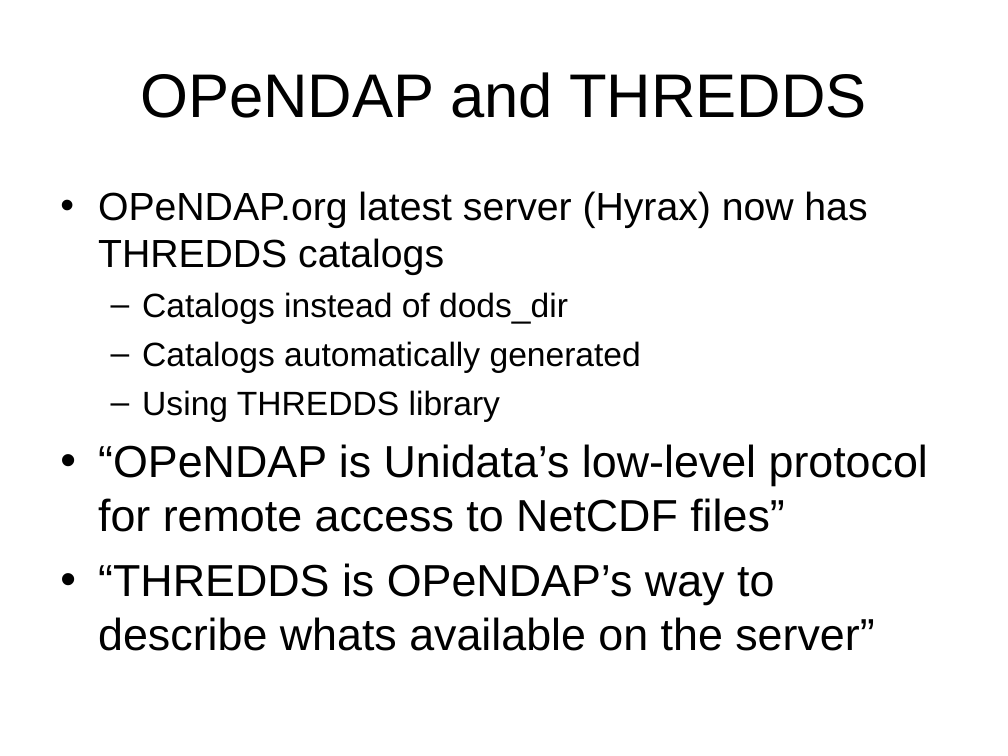
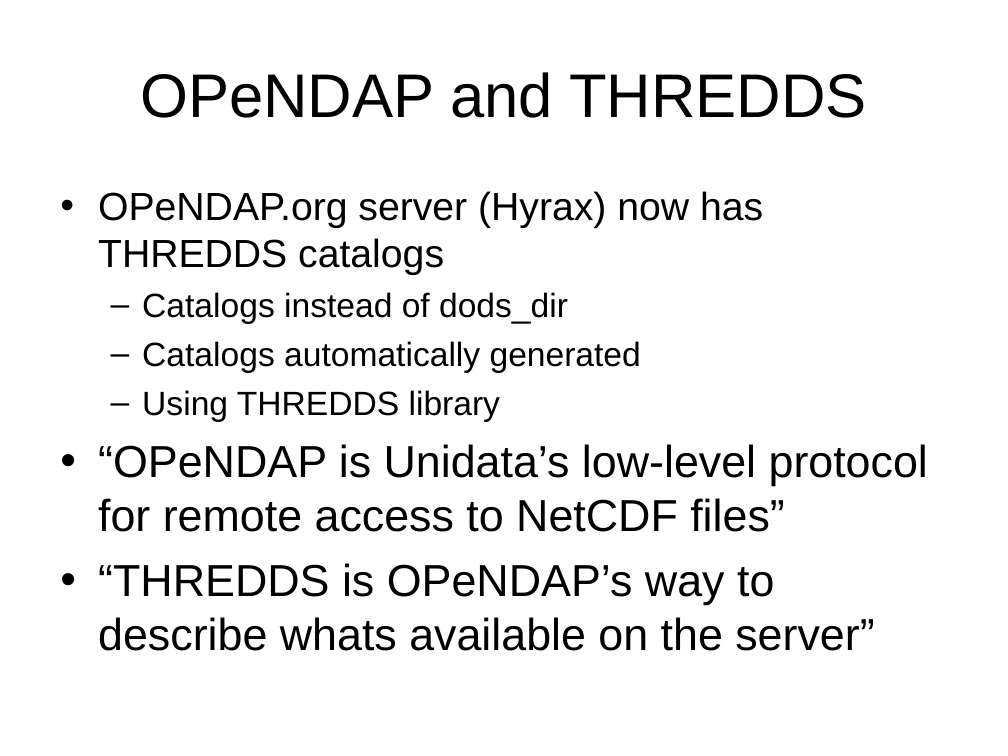
Before and after one commit to ooici-eoi/THREDDS, a slide deck: slide 7 of docs/web/thredds/tech/tutorial/TDS Data Services.ppt (slide 8 before the commit). Drawn at 1008x756 pixels with LibreOffice and Linux fonts; fonts in the diff are those of the drawing; background and template pictures are left out. Boxes give left, top, right and bottom in pixels: in the first picture for what was removed or moved away, otherwise in the second. Text is boxed around its words. In the diff, an @@ line names an element or a change of style, - is before the commit and + after.

```diff
--- a/docs/web/thredds/tech/tutorial/TDS Data Services.ppt
+++ b/docs/web/thredds/tech/tutorial/TDS Data Services.ppt
@@ text at [98,191,763,275]: text changed @@
-• OPeNDAP.org latest server (Hyrax) now has THREDDS catalogs
+• OPeNDAP.org server (Hyrax) now has THREDDS catalogs
```
Also in this commit, not shown: 3 other slides changed, 1 slide removed, 8 other files.
